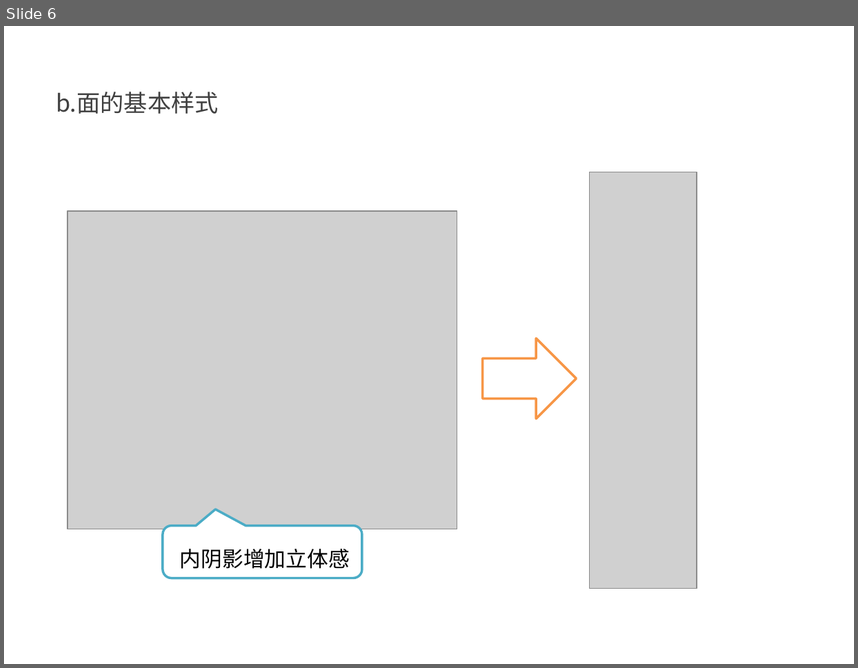
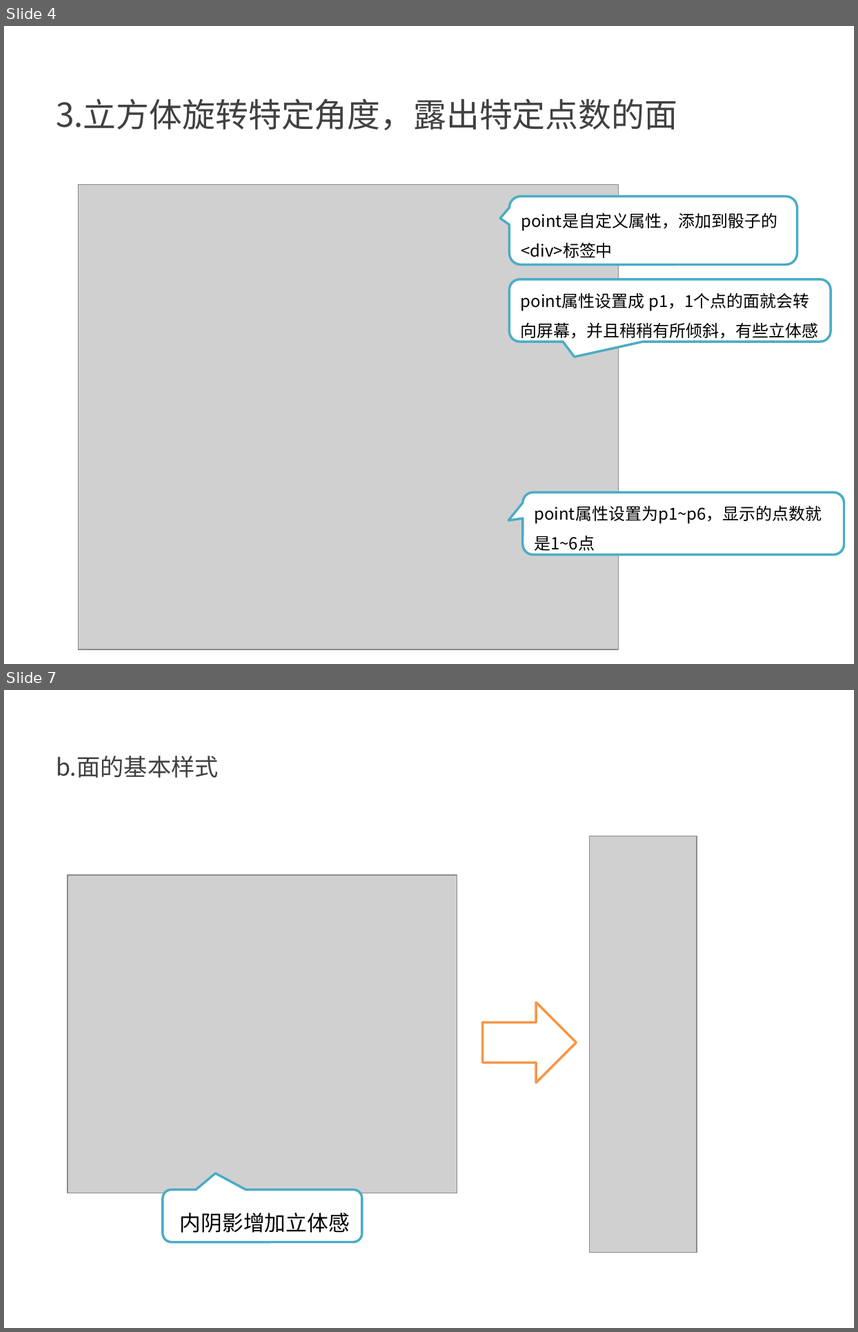
Before and after one commit to kong66/webAni, a slide deck: 3-dice2/dice.pptx. Shown one above the other, each under a label of ours: slide 6 before the commit, slides 4 and 7 after it; the slides between them are not shown. The pictures are 858x668 and 858x1332 pixels, drawn with LibreOffice and Linux fonts; fonts in the diff are those of the drawing; grey boxes stand for pictures. Boxes give left, top, right and bottom in pixels: in the first picture for what was removed or moved away, otherwise in the second. Text is boxed around its words. In the diff, an @@ line names an element or a change of style, - is before the commit and + after.

```diff
--- a/3-dice2/dice.pptx
+++ b/3-dice2/dice.pptx
@@ slide 4 added at <box>4,26,854,664</box>, background #FFFFFF @@
@@ text added at <box>56,98,677,130</box>, 28 pt, text #404040 @@
+3.立方体旋转特定角度，露出特定点数的面
@@ picture added at <box>78,184,618,649</box> @@
@@ rounded speech box added at <box>509,196,797,264</box>, fill #FFFFFF, outline #4BACC6 2 pt, 14 pt, text #000000 @@
+point是自定义属性，添加到骰子的<div>标签中
@@ rounded speech box added at <box>509,279,831,341</box>, fill #FFFFFF, outline #4BACC6 2 pt, 14 pt, text #000000 @@
+point属性设置成 p1，1个点的面就会转向屏幕，并且稍稍有所倾斜，有些立体感
@@ rounded speech box added at <box>523,492,844,554</box>, fill #FFFFFF, outline #4BACC6 2 pt, 14 pt, text #000000 @@
+point属性设置为p1~p6，显示的点数就是1~6点
@@ what was slide 6 is now slide 7 @@
```
Also in this commit, not shown: 2 slides changed, 3 other slides added, 3 slides removed, 3 other files.
